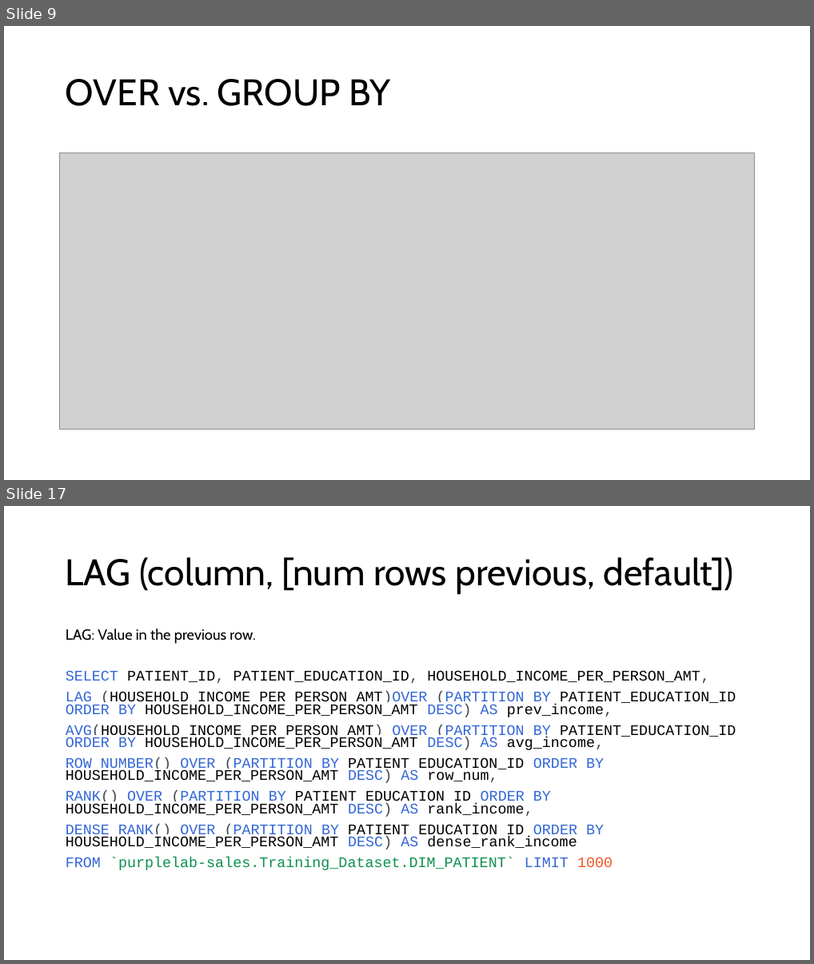
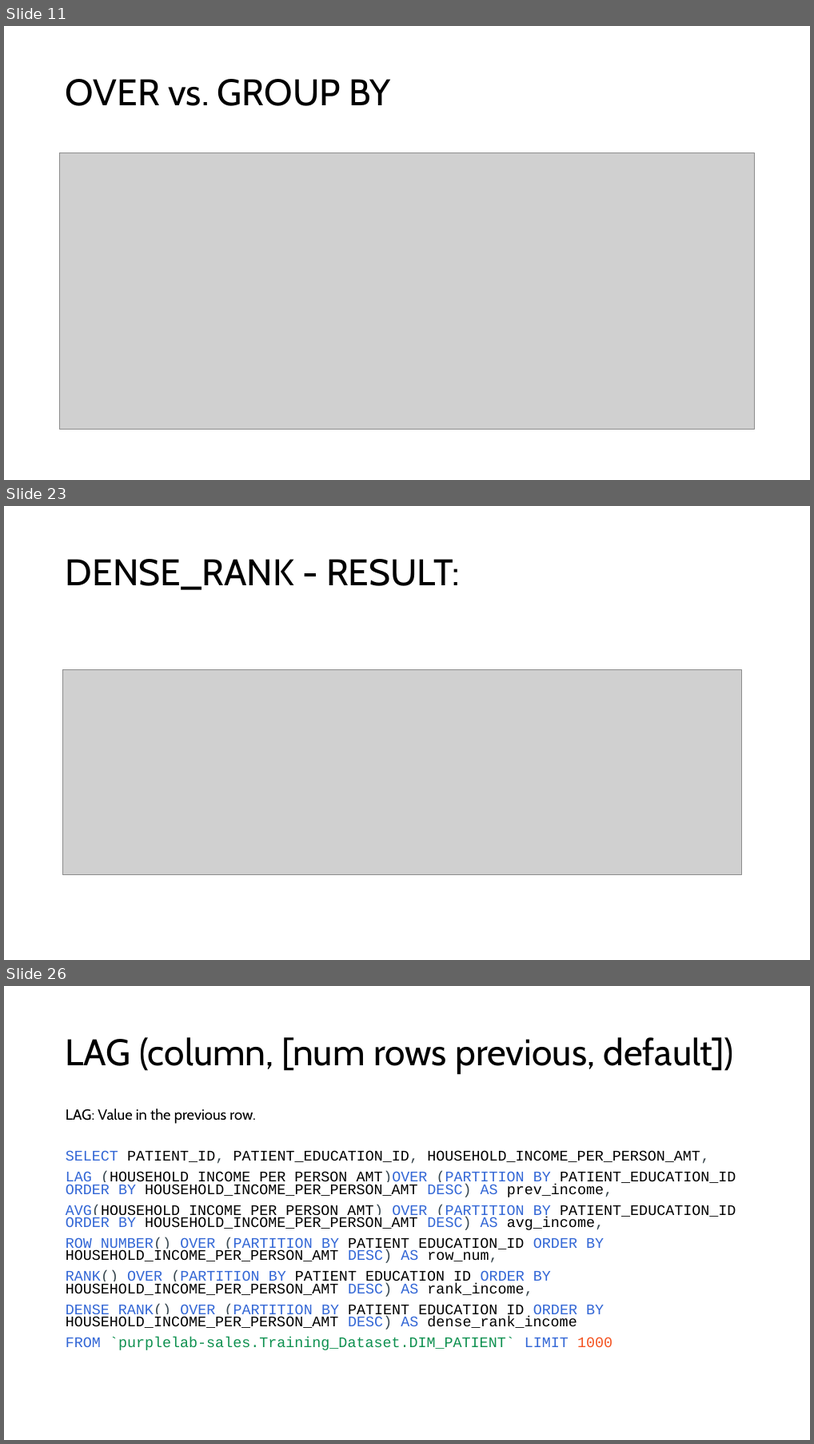
Before and after one commit to appjedi/youtube, a slide deck: SQL/Intro To SQL Day 10 Windows Functions.pptx. Shown one above the other, each under a label of ours: slides 9 and 17 before the commit, slides 11, 23 and 26 after it; the slides between them are not shown. The pictures are 814x964 and 814x1444 pixels, drawn with LibreOffice and Linux fonts; fonts in the diff are those of the drawing; grey boxes stand for pictures. Boxes give left, top, right and bottom in pixels: in the first picture for what was removed or moved away, otherwise in the second. Text is boxed around its words. In the diff, an @@ line names an element or a change of style, - is before the commit and + after.

```diff
--- a/SQL/Intro To SQL Day 10 Windows Functions.pptx
+++ b/SQL/Intro To SQL Day 10 Windows Functions.pptx
@@ slide 23 added at (x1=4, y1=506, x2=810, y2=960), background #FFFFFF @@
@@ title added at (x1=66, y1=559, x2=459, y2=590), 44 pt, text #000000 @@
+DENSE_RANK - RESULT:
@@ picture added at (x1=62, y1=670, x2=742, y2=875) @@
@@ what was slide 9 is now slide 11 @@
@@ what was slide 17 is now slide 26 @@
```
Also in this commit, not shown: 10 slides changed, 11 other slides added, 1 slide removed, 1 other file.
